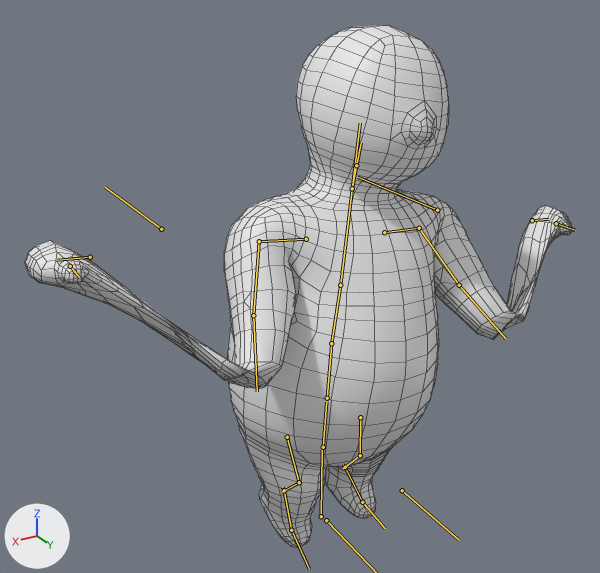
The FBX model Assets/Art/3D/Models/MainCharacter/CH_MainCharacter.fbx as it was, and as the next commit left it.
Before and after are seen from a camera (50 mm lens) standing at (1.001, 1.554, 1.479) and looking at (0.074, 0.009, 0.707). Every picture has the same lights, and +X, +Y and +Z are marked at lower left. Both versions are drawn at frame 21 of the action 'Armature|Carry_Walk'; the numbers are the values there. The bones that bend it are drawn over the model as lines. Mesh edges are drawn as thin lines.
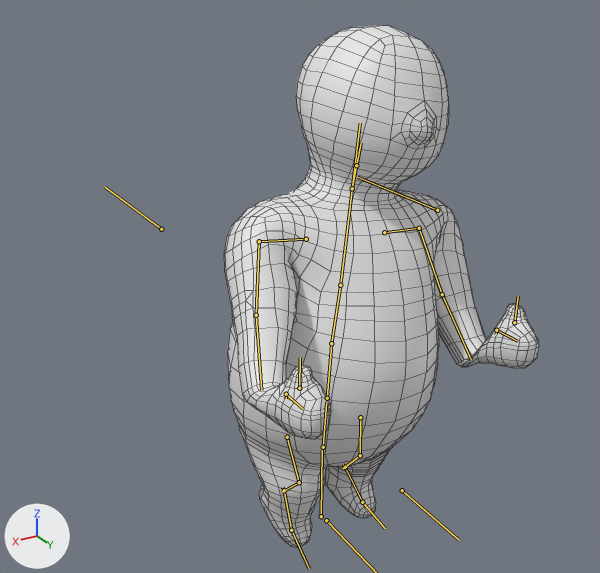
Commit message: Changed Carry animation

What differs and where, as boxes [x1, y1, x2, y2] in the pictures (600 x 573 px):
'Mesh.001', posed (42% narrower)
    before: [25, 25, 572, 548]
    after: [224, 25, 539, 548]
bone 'UpperArm_L', root to tip
    before: (419, 228) to (459, 285)
    after: (419, 228) to (442, 294)
bone 'UpperArm_R', root to tip
    before: (259, 241) to (253, 315)
    after: (259, 241) to (256, 315)
bone 'IK_Hand_L', root to tip
    before: (532, 220) to (529, 219)
    after: (496, 330) to (496, 334)
bone 'IK_Hand_R', root to tip
    before: (90, 257) to (88, 255)
    after: (286, 394) to (286, 398)

The edits, one by one:
Bone 'UpperArm_L' (bone_upperarm_l) turns from (-60, -45, -28) to (-75, -32, -18) degrees about its own x, y and z.
Bone 'UpperArm_R' (bone_upperarm_r) turns from (-64, 34, 15) to (-64, 36, 16) degrees about its own x, y and z.
Bone 'IK_Hand_L' (bone_ik_hand_l) moves from (0.0, 0.0, 0.0) to (-0.379, -0.296, -0.156).
Bone 'IK_Hand_L' (bone_ik_hand_l) turns from (0, 0, 0) to (-84, 0, -90) degrees about its own x, y and z.
Bone 'IK_Hand_R' (bone_ik_hand_r) moves from (0.0, 0.0, 0.0) to (0.305, -0.297, -0.217).
Bone 'IK_Hand_R' (bone_ik_hand_r) turns from (0, 0, 0) to (-96, 0, 90) degrees about its own x, y and z.
